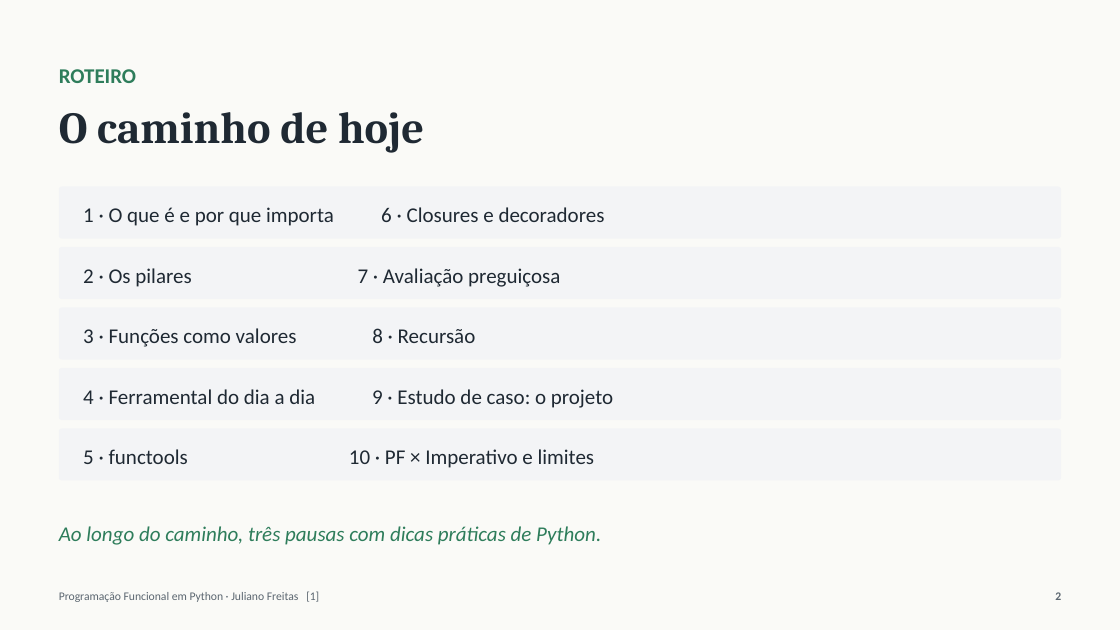
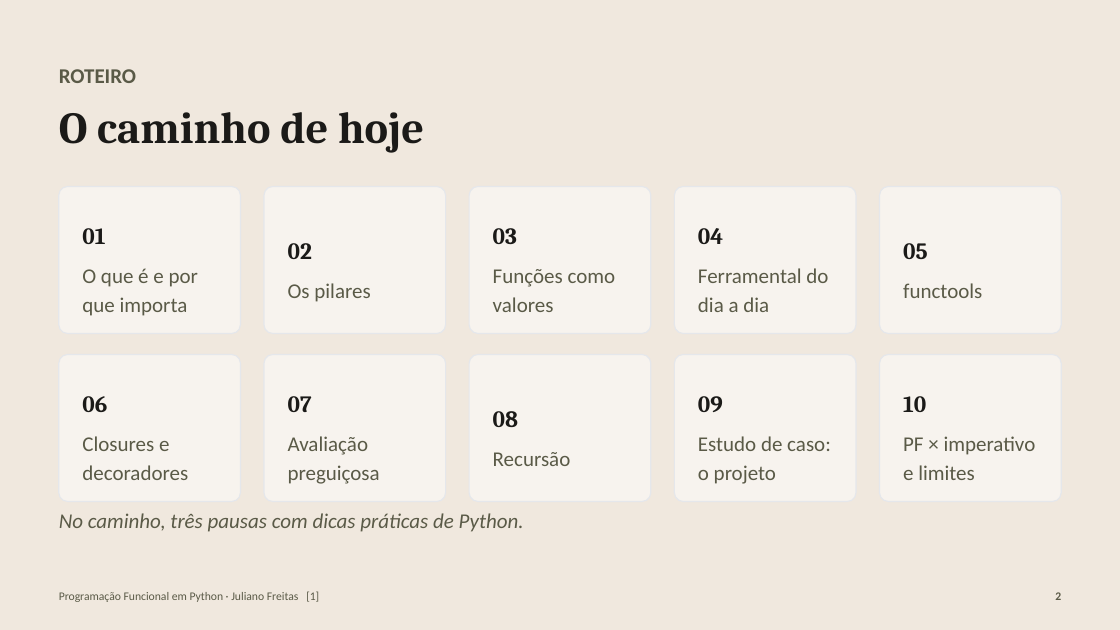
Before and after one commit to julianosfreitas/scrapping_italy, a slide deck: slide 2 of docs/PF-Python-Ponte-Italia.pptx. Drawn at 1120x630 pixels with LibreOffice and Linux fonts; fonts in the diff are those of the drawing. Boxes give left, top, right and bottom in pixels: in the first picture for what was removed or moved away, otherwise in the second. Text is boxed around its words. In the diff, an @@ line names an element or a change of style, - is before the commit and + after.

```diff
--- a/docs/PF-Python-Ponte-Italia.pptx
+++ b/docs/PF-Python-Ponte-Italia.pptx
@@ rectangle at [0,0,1120,630]: fill #FAFAF7 to #F0E8DE @@
@@ text "ROTEIRO" at [59,69,136,83]: text colour #2E7D5B to #5A5A47 @@
@@ text "O caminho de hoje" at [59,112,424,153]: text colour #1F2933 to #1B1A18 @@
@@ rounded rectangle "01": place and size @@
-rounded rectangle "01" at [59,187,1061,239]
+rounded rectangle "01" at [59,187,240,334]
@@ rounded rectangle "02": place and size @@
-rounded rectangle "02" at [59,247,1061,299]
+rounded rectangle "02" at [264,187,445,334]
@@ rounded rectangle "03": place and size @@
-rounded rectangle "03" at [59,308,1061,360]
+rounded rectangle "03" at [470,187,651,334]
@@ rounded rectangle "04": place and size @@
-rounded rectangle "04" at [59,368,1061,420]
+rounded rectangle "04" at [675,187,856,334]
@@ rounded rectangle added at [880,187,1061,334], fill #F7F3EE, outline #E5E7EB 1 pt, 18 pt, text #5A5A47 @@
+05
+functools
@@ text in rounded rectangle at [82,228,198,316]: text changed; text colour #1F2933 to #5A5A47 @@
-1 · O que é e por que importa 6 · Closures e decoradores
+01
+O que é e por que importa
@@ text in rounded rectangle at [493,228,616,312]: text changed; text colour #1F2933 to #5A5A47 @@
-3 · Funções como valores 8 · Recursão
+03
+Funções como valores
@@ text in rounded rectangle at [698,228,828,312]: text changed; text colour #1F2933 to #5A5A47 @@
-4 · Ferramental do dia a dia 9 · Estudo de caso: o projeto
+04
+Ferramental do dia a dia
@@ text in rounded rectangle at [288,243,370,302]: text changed; text colour #1F2933 to #5A5A47 @@
-2 · Os pilares 7 · Avaliação preguiçosa
+02
+Os pilares
@@ rounded rectangle added at [59,355,240,502], fill #F7F3EE, outline #E5E7EB 1 pt, 18 pt, text #5A5A47 @@
+06
+Closures e decoradores
@@ rounded rectangle added at [264,355,445,502], fill #F7F3EE, outline #E5E7EB 1 pt, 18 pt, text #5A5A47 @@
+07
+Avaliação preguiçosa
@@ rounded rectangle added at [470,355,651,502], fill #F7F3EE, outline #E5E7EB 1 pt, 18 pt, text #5A5A47 @@
+08
+Recursão
@@ rounded rectangle added at [675,355,856,502], fill #F7F3EE, outline #E5E7EB 1 pt, 18 pt, text #5A5A47 @@
+09
+Estudo de caso: o projeto
@@ fill #F3F4F6 to #F7F3EE; outline none to #E5E7EB 1 pt in 5 elements at [59,187,240,334], [470,187,651,334], [675,187,856,334], [264,187,445,334], [880,355,1061,502] @@
@@ rounded rectangle "10": place and size @@
-rounded rectangle "10" at [59,429,1061,481]
+rounded rectangle "10" at [880,355,1061,502]
@@ text in rounded rectangle at [903,396,1036,480]: text changed; text colour #1F2933 to #5A5A47 @@
-5 · functools 10 · PF × Imperativo e limites
+10
+PF × imperativo e limites
@@ text at [59,513,524,532]: text changed; text colour #2E7D5B to #5A5A47 @@
-Ao longo do caminho, três pausas com dicas práticas de Python.
+No caminho, três pausas com dicas práticas de Python.
@@ text "Programação Funcional em Python · ..." at [59,591,319,602]: text colour #5B6670 to #5A5A47 @@
@@ text "2" at [1055,592,1061,600]: text colour #5B6670 to #5A5A47 @@
```
Also in this commit, not shown: 60 other slides changed, 2 slides added, 4 other files.
